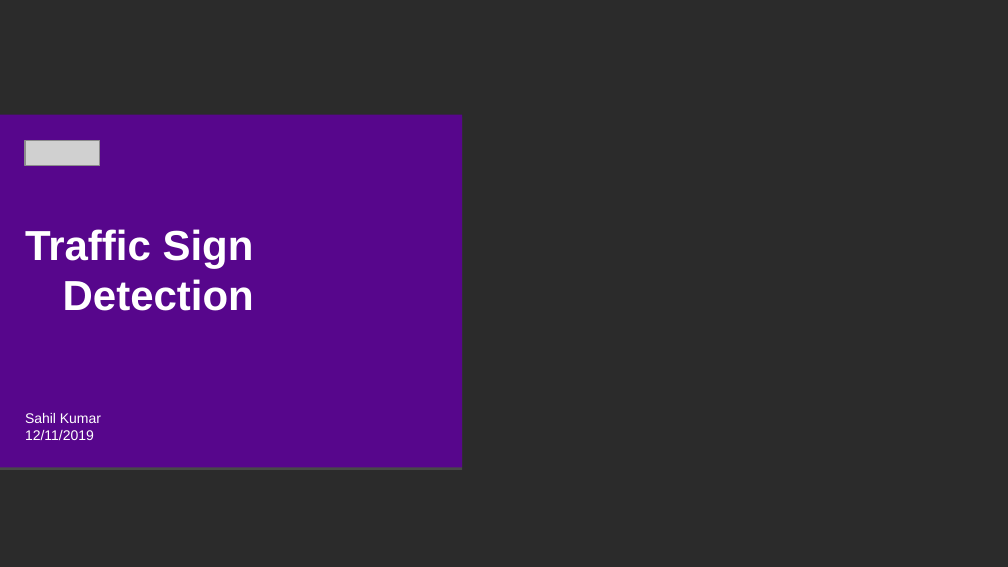
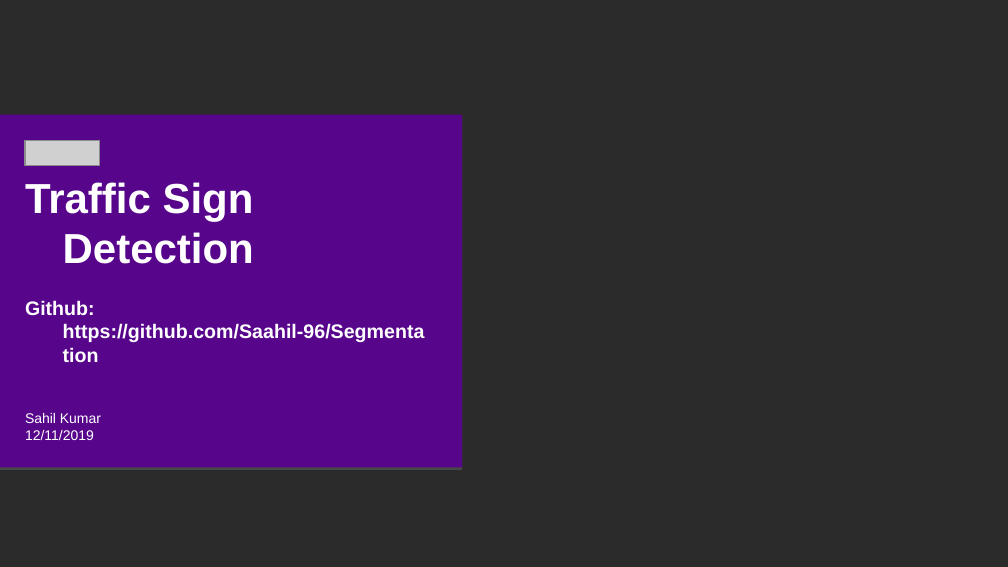
Before and after one commit to Saahil-96/Segmentation, a slide deck: slide 1 of TrafficSignDetection.ppt. Drawn at 1008x567 pixels with LibreOffice and Linux fonts; fonts in the diff are those of the drawing; grey boxes stand for pictures; background and template pictures are left out; a plain dark background stands for a picture behind light text. Boxes give left, top, right and bottom in pixels: in the first picture for what was removed or moved away, otherwise in the second. Text is boxed around its words. In the diff, an @@ line names an element or a change of style, - is before the commit and + after.

```diff
--- a/TrafficSignDetection.ppt
+++ b/TrafficSignDetection.ppt
@@ text at box(25, 300, 425, 342): paragraph added @@
+Github: https://github.com/Saahil-96/Segmentation
```
Also in this commit, not shown: 5 other slides changed, 3 slides added.
